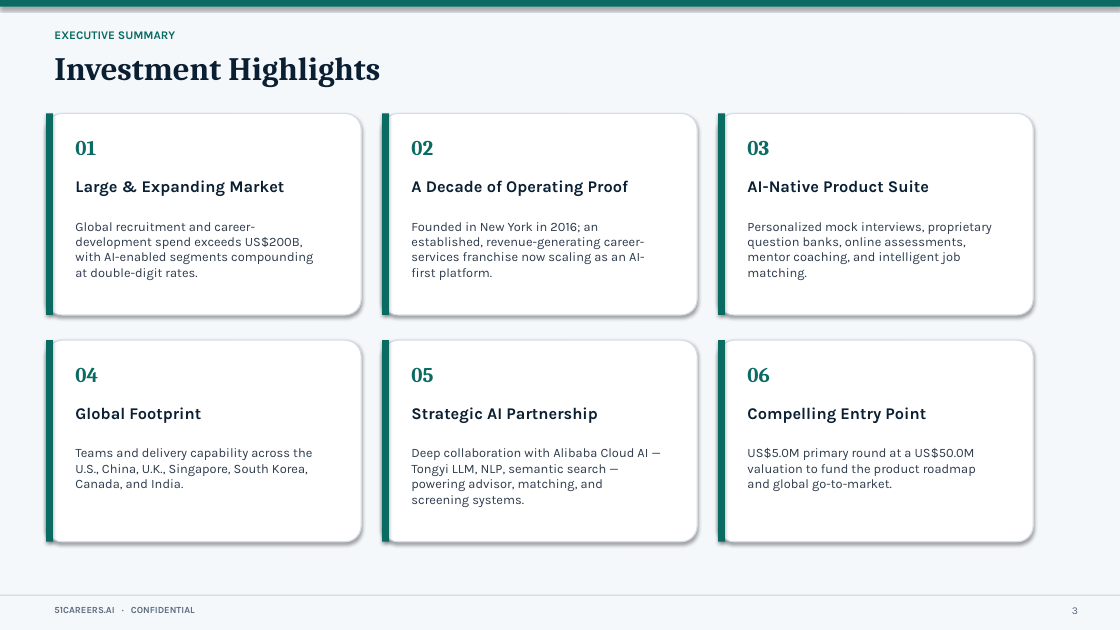
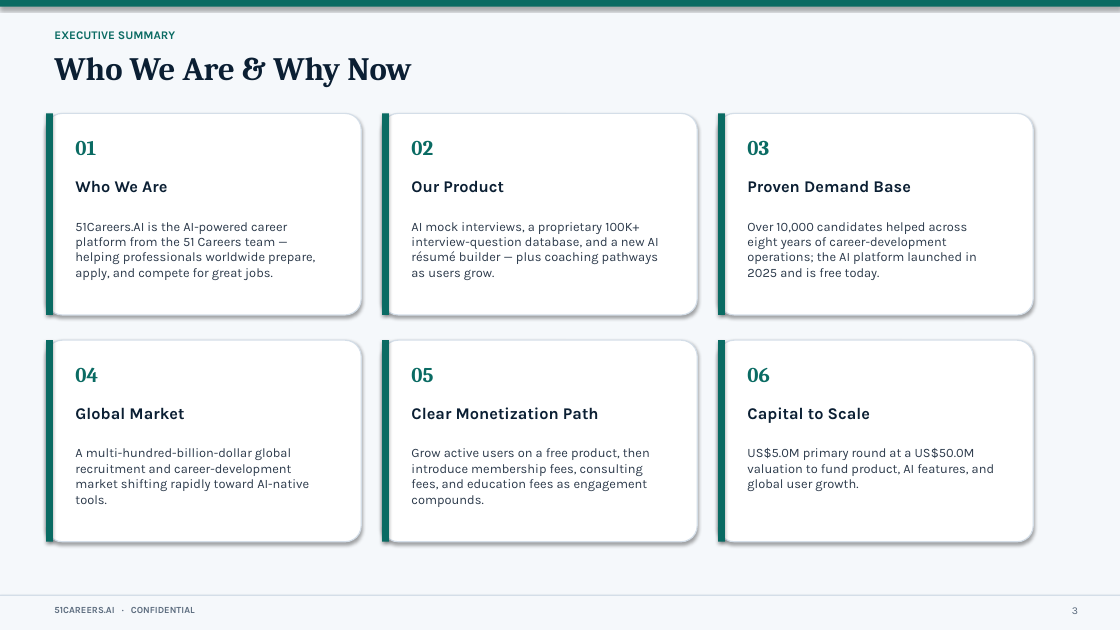
Before and after one commit to anthonyleedu/anthonyleedu, a slide deck: slide 3 of 51Careers_AI_Investor_Presentation.pptx. Drawn at 1120x630 pixels with LibreOffice and Linux fonts; fonts in the diff are those of the drawing. Boxes give left, top, right and bottom in pixels: in the first picture for what was removed or moved away, otherwise in the second. Text is boxed around its words. In the diff, an @@ line names an element or a change of style, - is before the commit and + after.

```diff
--- a/51Careers_AI_Investor_Presentation.pptx
+++ b/51Careers_AI_Investor_Presentation.pptx
@@ text at [54, 57, 411, 87]: text changed @@
-Investment Highlights
+Who We Are & Why Now
@@ text at [75, 180, 167, 193]: text changed @@
-Large & Expanding Market
+Who We Are
@@ text at [411, 180, 504, 193]: text changed @@
-A Decade of Operating Proof
+Our Product
@@ text at [747, 180, 910, 193]: text changed @@
-AI-Native Product Suite
+Proven Demand Base
@@ text at [75, 222, 315, 280]: text changed @@
-Global recruitment and career-development spend exceeds US$200B, with AI-enabled segments compounding at double-digit rates.
+51Careers.AI is the AI-powered career platform from the 51 Careers team — helping professionals worldwide prepare, apply, and compete for great jobs.
@@ text at [411, 222, 659, 280]: text changed @@
-Founded in New York in 2016; an established, revenue-generating career-services franchise now scaling as an AI-first platform.
+AI mock interviews, a proprietary 100K+ interview-question database, and a new AI résumé builder — plus coaching pathways as users grow.
@@ text at [747, 222, 977, 280]: text changed @@
-Personalized mock interviews, proprietary question banks, online assessments, mentor coaching, and intelligent job matching.
+Over 10,000 candidates helped across eight years of career-development operations; the AI platform launched in 2025 and is free today.
@@ text at [75, 407, 184, 420]: text changed @@
-Global Footprint
+Global Market
@@ text at [411, 407, 599, 420]: text changed @@
-Strategic AI Partnership
+Clear Monetization Path
@@ text at [747, 407, 870, 423]: text changed @@
-Compelling Entry Point
+Capital to Scale
@@ text at [75, 448, 309, 504]: text changed @@
-Teams and delivery capability across the U.S., China, U.K., Singapore, South Korea, Canada, and India.
+A multi-hundred-billion-dollar global recruitment and career-development market shifting rapidly toward AI-native tools.
@@ text at [411, 448, 650, 507]: text changed @@
-Deep collaboration with Alibaba Cloud AI — Tongyi LLM, NLP, semantic search — powering advisor, matching, and screening systems.
+Grow active users on a free product, then introduce membership fees, consulting fees, and education fees as engagement compounds.
@@ text at [747, 448, 994, 491]: text changed @@
-US$5.0M primary round at a US$50.0M valuation to fund the product roadmap and global go-to-market.
+US$5.0M primary round at a US$50.0M valuation to fund product, AI features, and global user growth.
```
Also in this commit, not shown: 11 other slides changed, 1 slide added, 1 slide removed, 1 other file.
